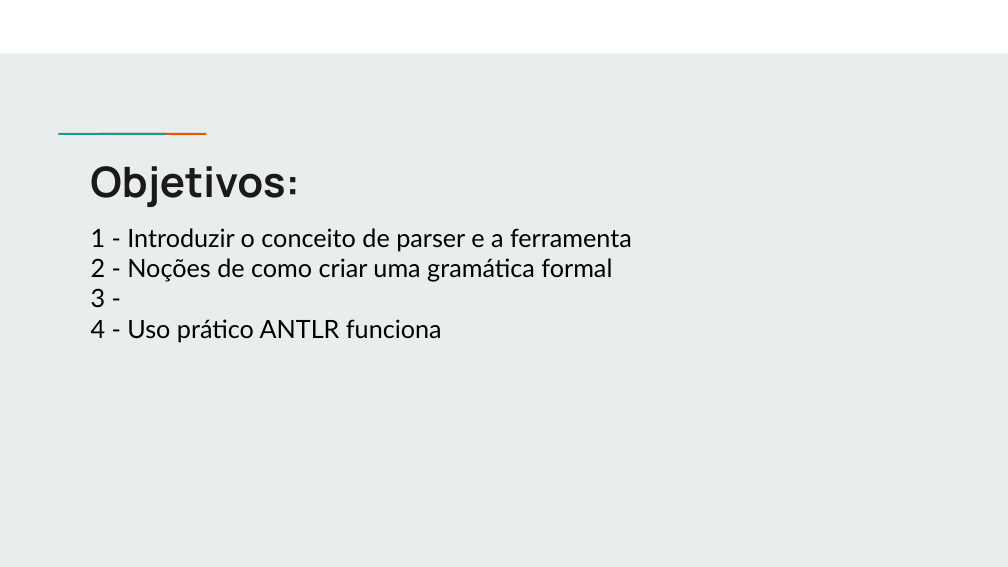
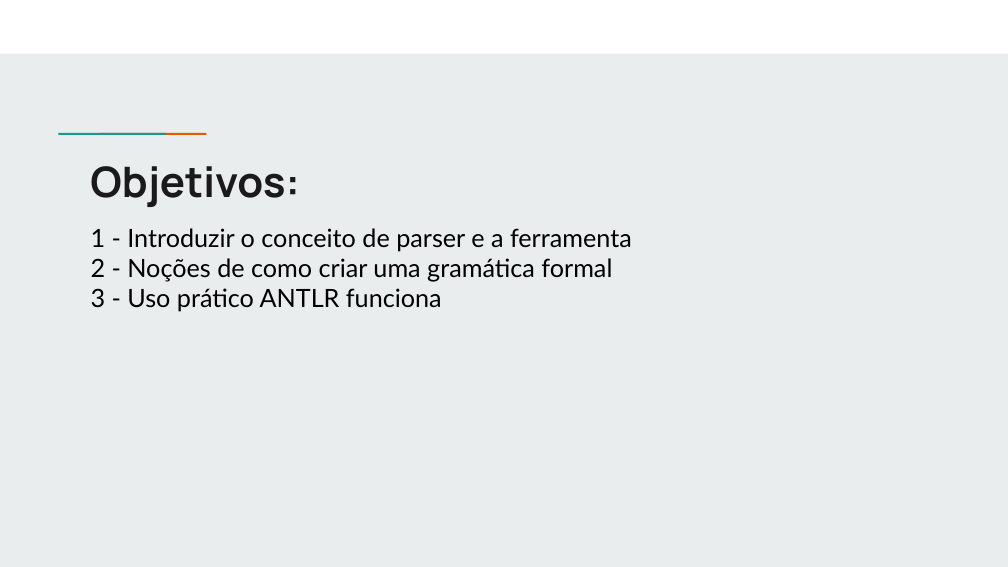
Before and after one commit to fernandohre/metodo, a slide deck: slide 2 of Apresentação ANTLR.pptx. Drawn at 1008x567 pixels with LibreOffice and Linux fonts; fonts in the diff are those of the drawing. Boxes give left, top, right and bottom in pixels: in the first picture for what was removed or moved away, otherwise in the second. Text is boxed around its words. In the diff, an @@ line names an element or a change of style, - is before the commit and + after.

```diff
--- a/Apresentação ANTLR.pptx
+++ b/Apresentação ANTLR.pptx
@@ subtitle at box(91, 288, 442, 312): text changed @@
-3 -
-4 - Uso prático ANTLR funciona
+3 - Uso prático ANTLR funciona
```
Also in this commit, not shown: 1 other slide changed, 5 slides added, 3 slides removed.
